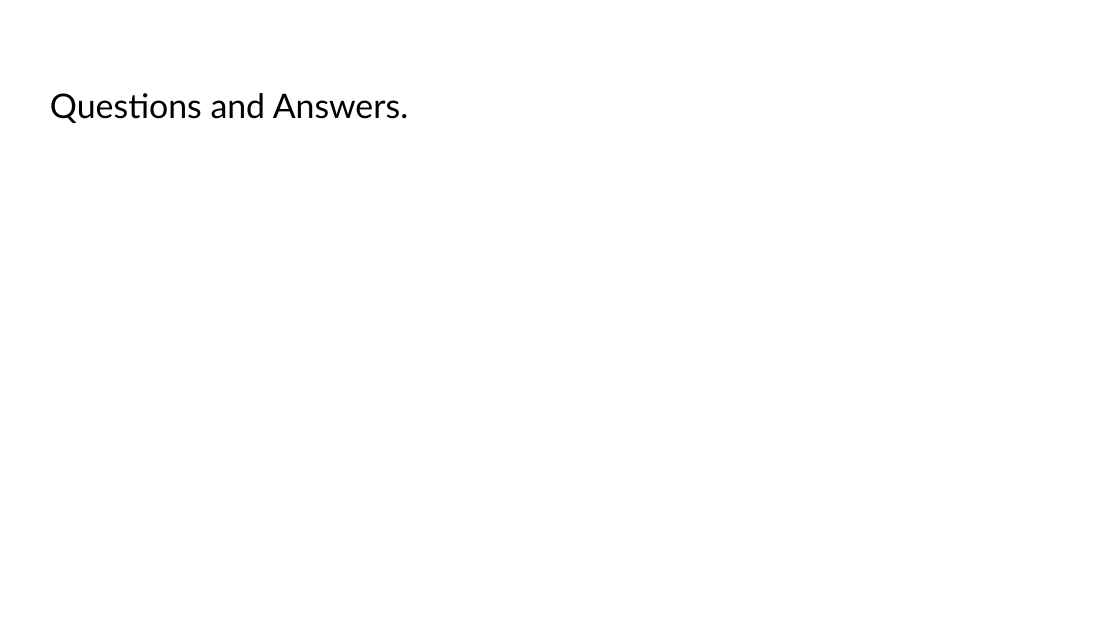
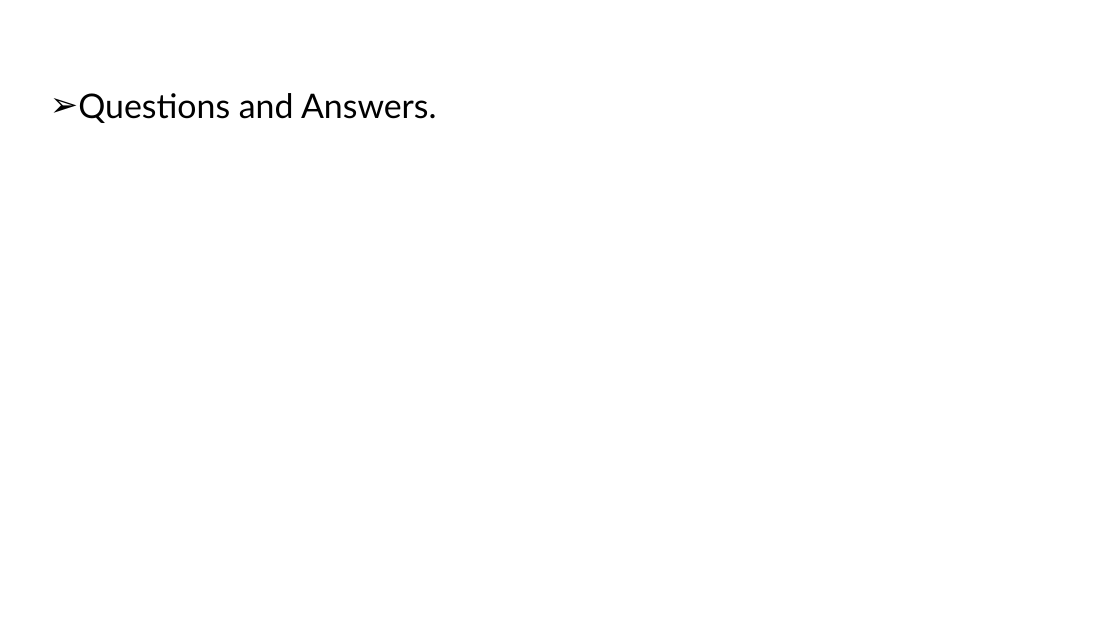
Before and after one commit to arghyabiswas988/Genaral, a slide deck: slide 12 of Intune_Training.pptx (slide 11 before the commit). Drawn at 1120x630 pixels with LibreOffice and Linux fonts; fonts in the diff are those of the drawing. Boxes give left, top, right and bottom in pixels: in the first picture for what was removed or moved away, otherwise in the second. Text is boxed around its words. In the diff, an @@ line names an element or a change of style, - is before the commit and + after.

```diff
--- a/Intune_Training.pptx
+++ b/Intune_Training.pptx
@@ text "Questions and Answers." at <box>78,93,437,123</box>: bullet none to ➢ @@
```
Also in this commit, not shown: 2 other slides changed, 1 slide added.
